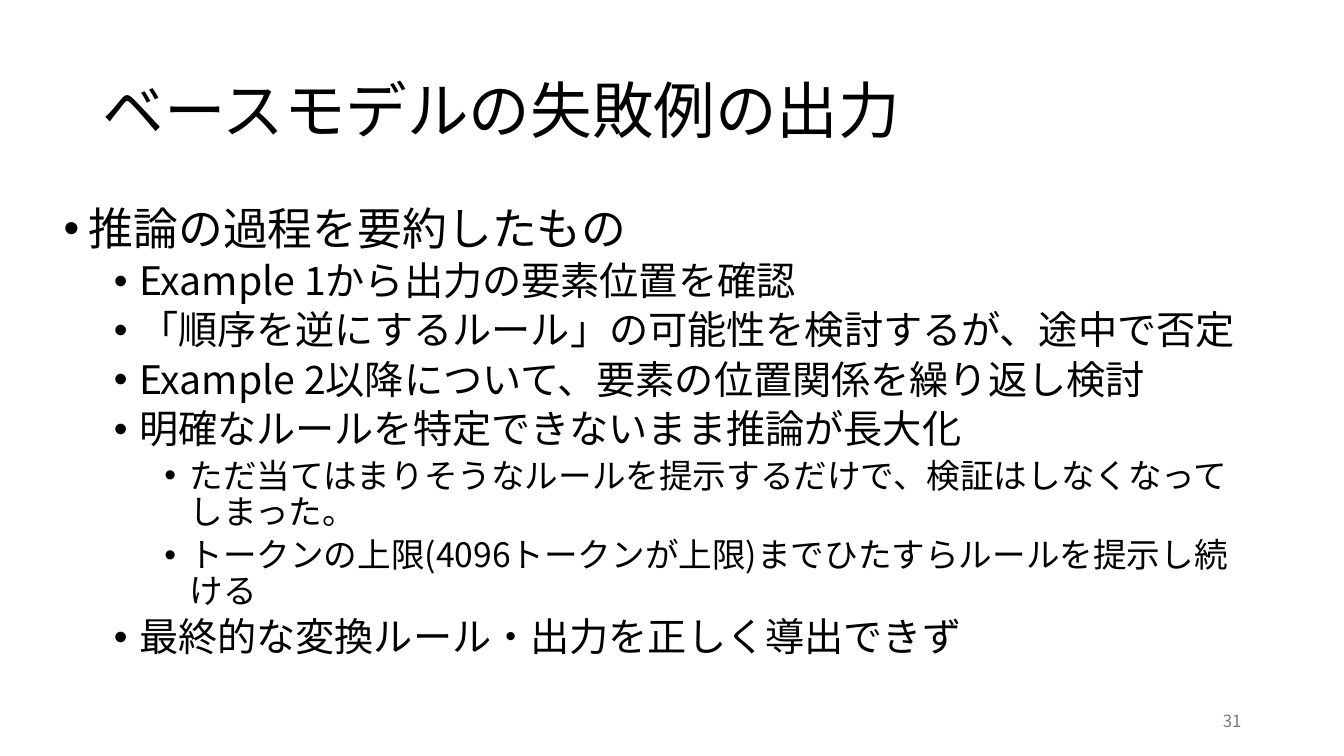
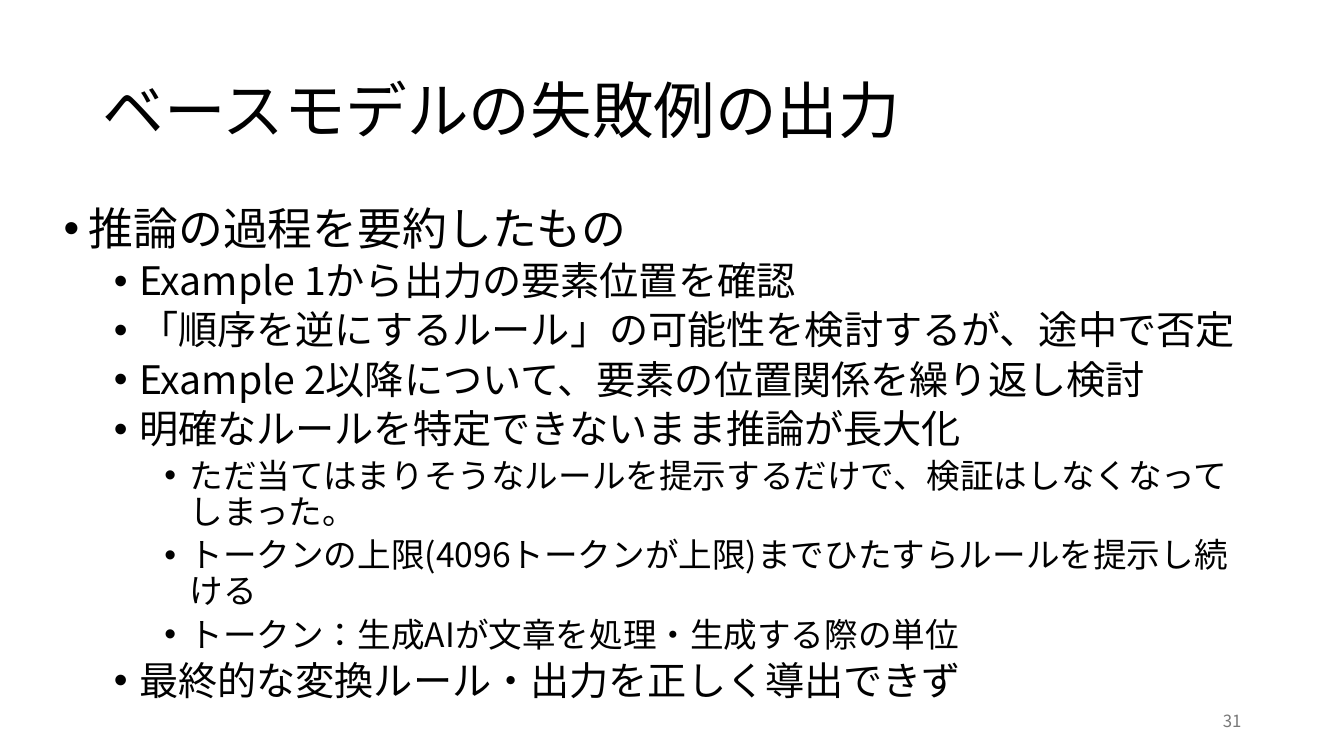
Before and after one commit to rollotea/array-task, a slide deck: slide 31 of 生成AIの追加学習による問題.pptx. Drawn at 1344x756 pixels with LibreOffice and Linux fonts; fonts in the diff are those of the drawing. Boxes give left, top, right and bottom in pixels: in the first picture for what was removed or moved away, otherwise in the second. Text is boxed around its words. In the diff, an @@ line names an element or a change of style, - is before the commit and + after.

```diff
--- a/生成AIの追加学習による問題.pptx
+++ b/生成AIの追加学習による問題.pptx
@@ text at (190, 618, 959, 650): paragraph added @@
+    • トークン：生成AIが文章を処理・生成する際の単位
```
Also in this commit, not shown: 3 other slides changed.
